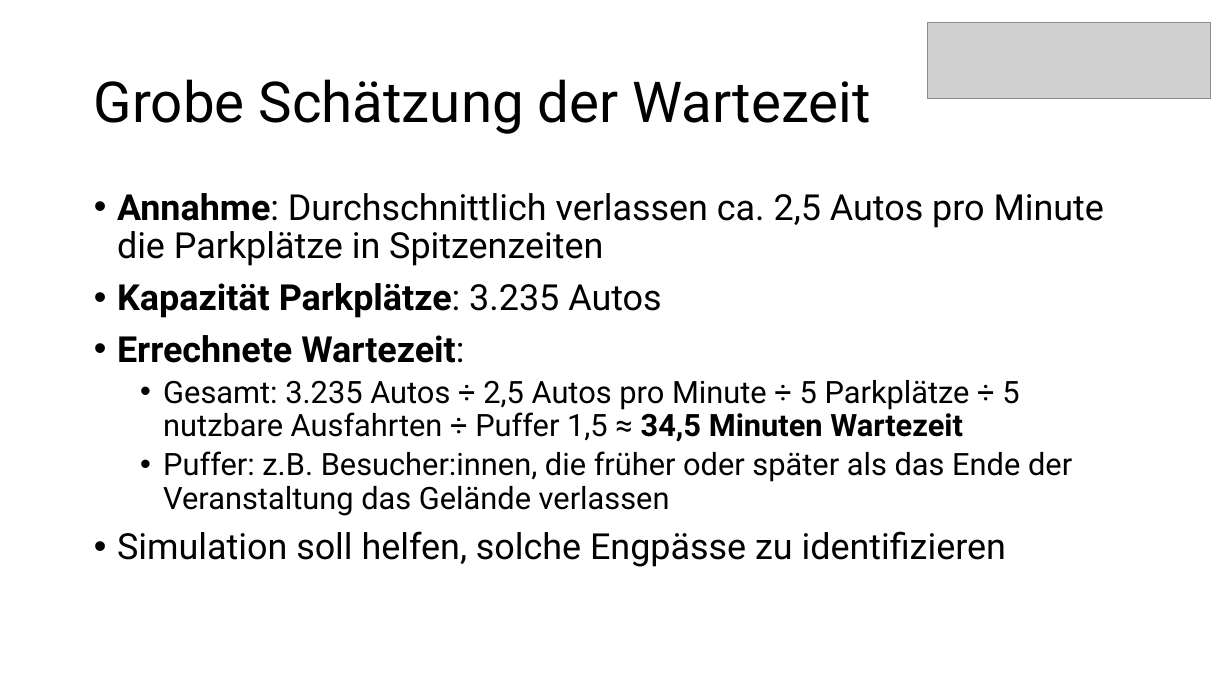
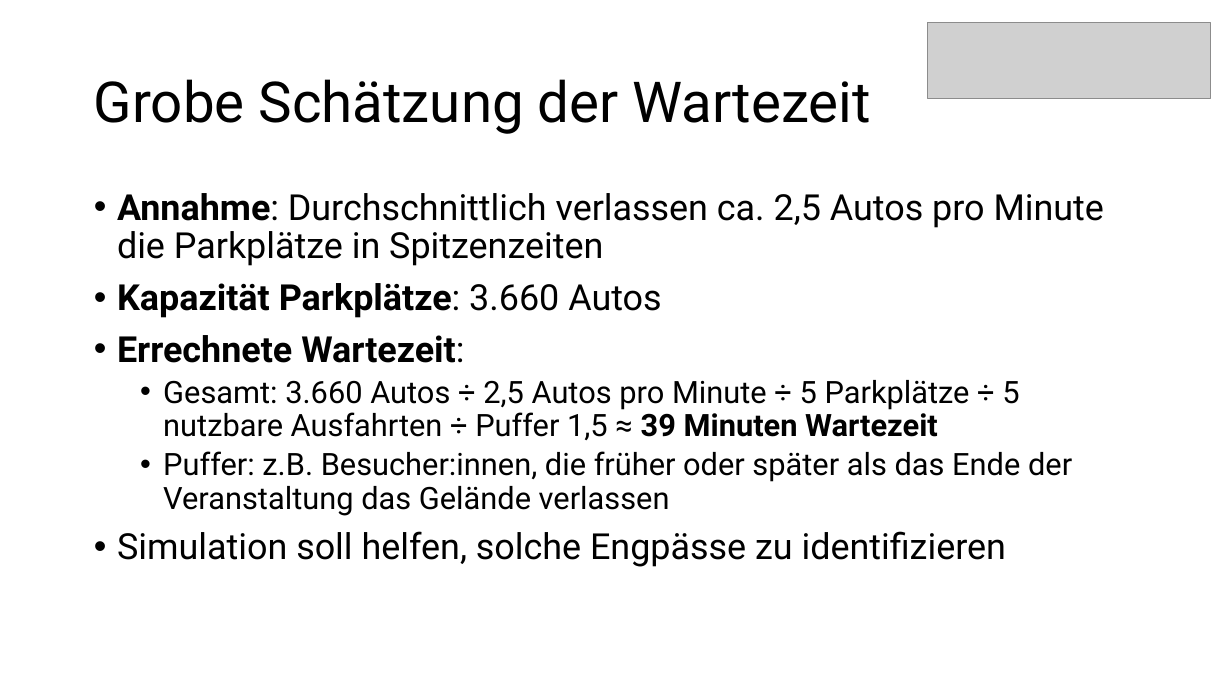
Before and after one commit to MARS-Group-HAW/model-soh, a slide deck: slide 4 of SOHBigEventBox/docs/milestones_presentation.pptx. Drawn at 1232x693 pixels with LibreOffice and Linux fonts; fonts in the diff are those of the drawing; grey boxes stand for pictures. Boxes give left, top, right and bottom in pixels: in the first picture for what was removed or moved away, otherwise in the second. Text is boxed around its words. In the diff, an @@ line names an element or a change of style, - is before the commit and + after.

```diff
--- a/SOHBigEventBox/docs/milestones_presentation.pptx
+++ b/SOHBigEventBox/docs/milestones_presentation.pptx
@@ text at (117,283,661,318): text changed @@
-• Kapazität Parkplätze: 3.235 Autos
+• Kapazität Parkplätze: 3.660 Autos
@@ text at (163,380,1019,440): text changed @@
-  • Gesamt: 3.235 Autos ÷ 2,5 Autos pro Minute ÷ 5 Parkplätze ÷ 5 nutzbare Ausfahrten ÷ Puffer 1,5 ≈ 34,5 Minuten Wartezeit
+  • Gesamt: 3.660 Autos ÷ 2,5 Autos pro Minute ÷ 5 Parkplätze ÷ 5 nutzbare Ausfahrten ÷ Puffer 1,5 ≈ 39 Minuten Wartezeit
```
Also in this commit, not shown: 1 other slide changed, 1 other file.
